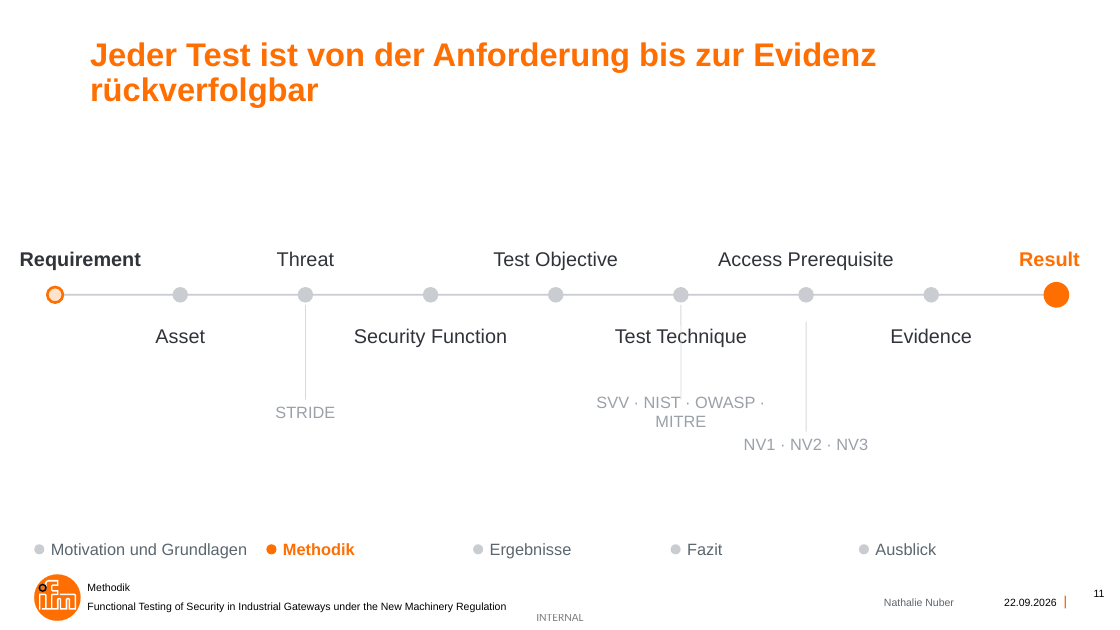
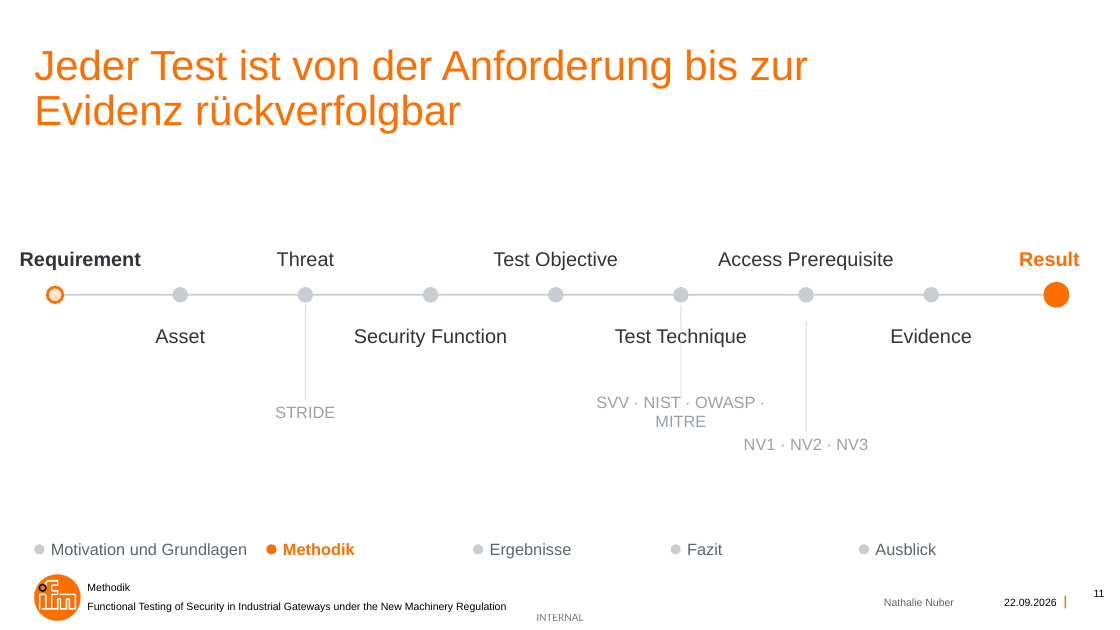
Before and after one commit to nathalienr/Bachelorarbeit, a slide deck: slide 11 of Functional Testing of Security in Industrial Gateways under the New Machinery Regulation.pptx. Drawn at 1120x630 pixels with LibreOffice and Linux fonts; fonts in the diff are those of the drawing; background and template pictures are left out. Boxes give left, top, right and bottom in pixels: in the first picture for what was removed or moved away, otherwise in the second. Text is boxed around its words. In the diff, an @@ line names an element or a change of style, - is before the commit and + after.

```diff
--- a/Functional Testing of Security in Industrial Gateways under the New Machinery Regulation.pptx
+++ b/Functional Testing of Security in Industrial Gateways under the New Machinery Regulation.pptx
@@ title "Jeder Test ist von der ...": place and size @@
-title "Jeder Test ist von der ..." at [90, 42, 876, 107]
+title "Jeder Test ist von der ..." at [34, 49, 808, 134]
@@ title "Jeder Test ist von der ..." at [34, 49, 808, 134]: size 28 to 36 pt, bold off @@
```
Also in this commit, not shown: 11 other slides changed, 14 other files.
